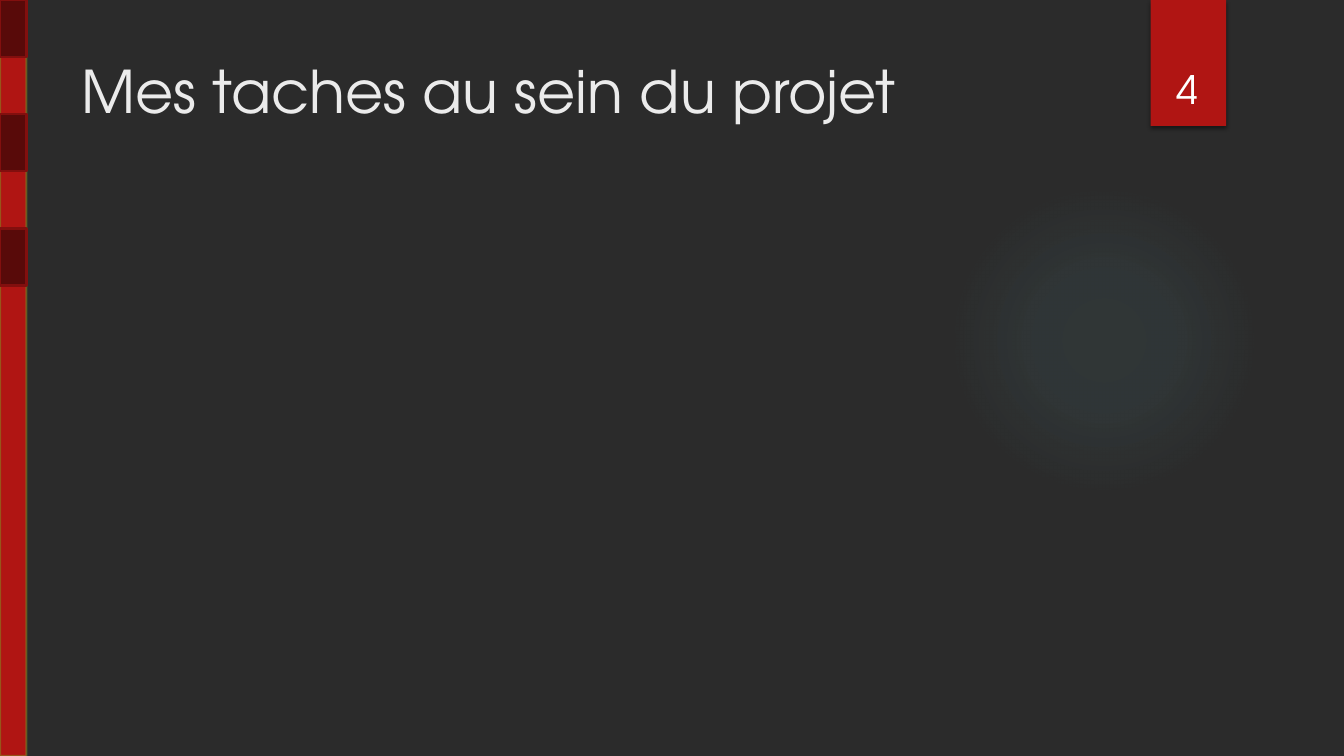
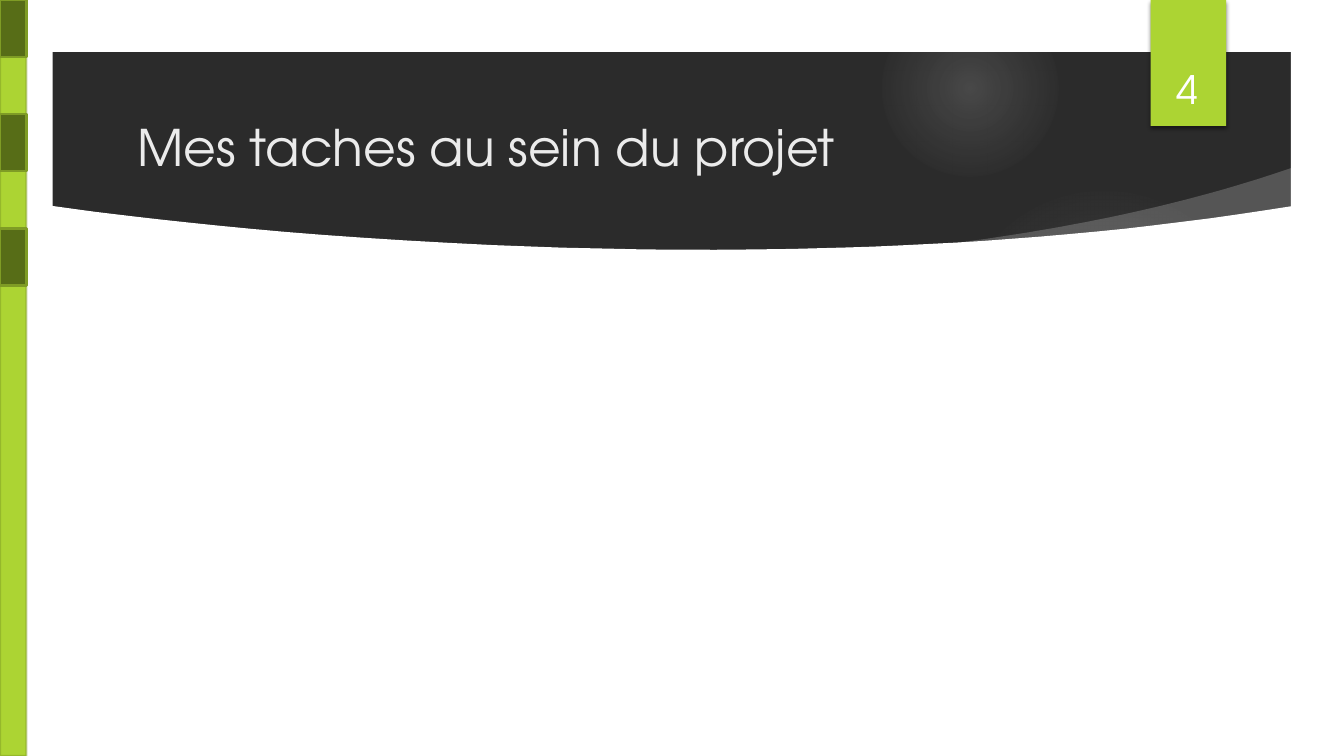
Before and after one commit to lucasminaud/projet_sfl5_serre_automatique, a slide deck: slide 4 of Partie personnelle Lucas MINAUD/revue/Projet SFL5 revue 2.pptx. Drawn at 1344x756 pixels with LibreOffice and Linux fonts; fonts in the diff are those of the drawing; background and template pictures are left out; a plain dark background stands for a picture behind light text. Boxes give left, top, right and bottom in pixels: in the first picture for what was removed or moved away, otherwise in the second. Text is boxed around its words. In the diff, an @@ line names an element or a change of style, - is before the commit and + after.

```diff
--- a/Partie personnelle Lucas MINAUD/revue/Projet SFL5 revue 2.pptx
+++ b/Partie personnelle Lucas MINAUD/revue/Projet SFL5 revue 2.pptx
@@ rectangle at <box>0,0,26,756</box>: fill #B01513 to #ACD433 @@
@@ group added at <box>0,0,1344,756</box>: 4 ellipses, 3 freeform shapes @@
@@ rectangle at <box>1150,0,1226,126</box>: fill #B01513 to #ACD433 @@
@@ title "Mes taches au sein du ...": place and size @@
-title "Mes taches au sein du ..." at <box>81,69,895,125</box>
+title "Mes taches au sein du ..." at <box>137,128,835,176</box>
@@ title "Mes taches au sein du ..." at <box>137,128,835,176</box>: size 42 to 36 pt; vertical alignment top to middle @@
@@ ellipse at <box>949,185,1259,495</box>: fill gradient #74C7CE to gradient #F7F7F7 @@
@@ fill #580A09 to #576D17; outline #82100E 1.5 pt to #7F9D26 1.5 pt in 3 elements at <box>1,0,27,57</box>, <box>1,114,27,172</box>, <box>1,228,27,286</box> @@
```
Also in this commit, not shown: 14 other slides changed.
